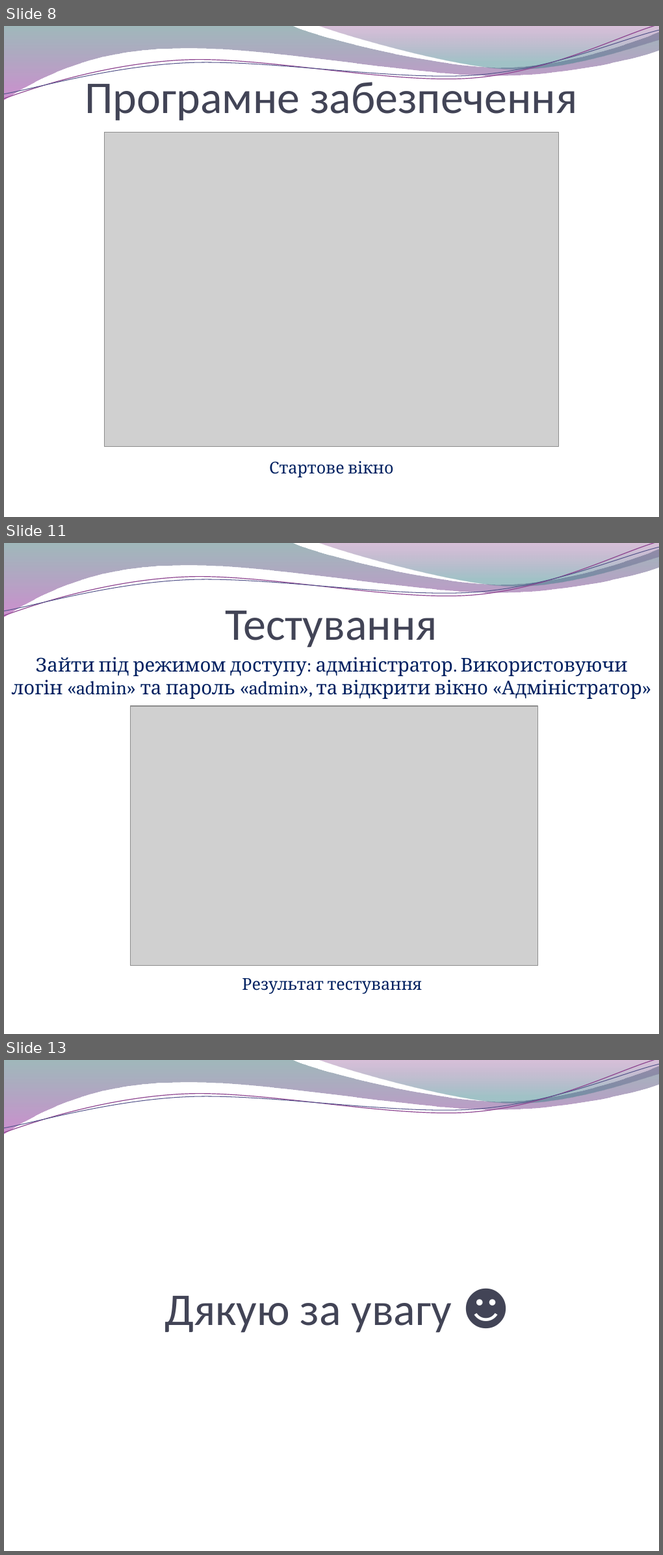
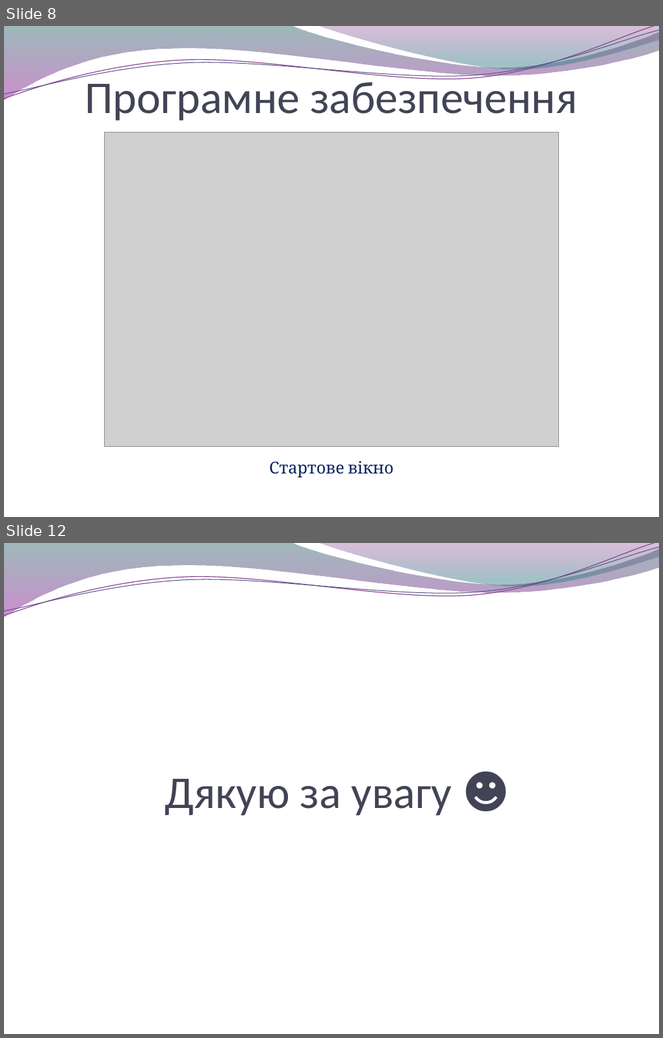
Before and after one commit to byYuraGudan/eMenu, a slide deck: Report/Презентація диплому.pptx. Shown one above the other, each under a label of ours: slides 8, 11 and 13 before the commit, slides 8 and 12 after it; the slides between them are not shown. The pictures are 663x1555 and 663x1038 pixels, drawn with LibreOffice and Linux fonts; fonts in the diff are those of the drawing; grey boxes stand for pictures; background and template pictures are left out. Boxes give left, top, right and bottom in pixels: in the first picture for what was removed or moved away, otherwise in the second. Text is boxed around its words. In the diff, an @@ line names an element or a change of style, - is before the commit and + after.

```diff
--- a/Report/Презентація диплому.pptx
+++ b/Report/Презентація диплому.pptx
@@ slide 11 removed at [4, 543, 659, 1034], background picture (left out); not listed: 4 template elements that a slide beside it also shows @@
@@ title removed at [226, 611, 438, 648] @@
-Тестування
@@ text removed at [12, 657, 642, 699] @@
-Зайти під режимом доступу: адміністратор. Використовуючи логін «admin» та пароль «admin», та відкрити вікно «Адміністратор»
@@ picture removed at [131, 706, 538, 966] @@
@@ text removed at [242, 979, 422, 994] @@
-Результат тестування
@@ what was slide 13 is now slide 12 @@
```
Also in this commit, not shown: 6 slides changed, 2 other files.
